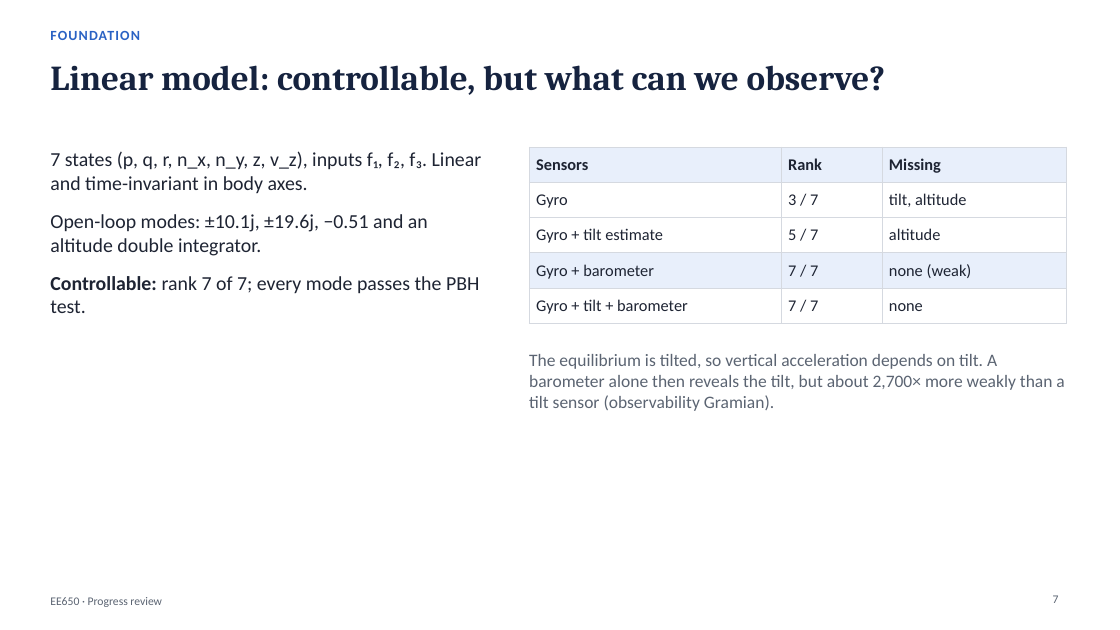
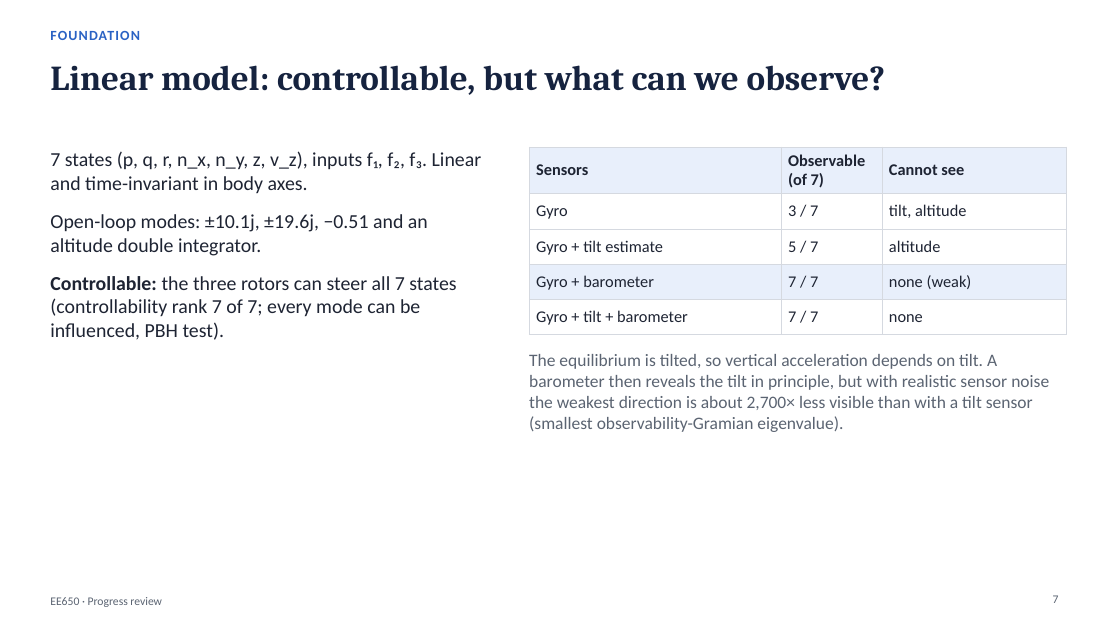
Before and after one commit to pranshuk22/quadrotor-rotor-loss-recovery, a slide deck: slide 7 of docs/deck/progress-review.pptx. Drawn at 1120x630 pixels with LibreOffice and Linux fonts; fonts in the diff are those of the drawing. Boxes give left, top, right and bottom in pixels: in the first picture for what was removed or moved away, otherwise in the second. Text is boxed around its words. In the diff, an @@ line names an element or a change of style, - is before the commit and + after.

```diff
--- a/docs/deck/progress-review.pptx
+++ b/docs/deck/progress-review.pptx
@@ table at (529,147,1067,329) @@
-row 1, column 2: Rank
+row 1, column 2: Observable (of 7)
-row 1, column 3: Missing
+row 1, column 3: Cannot see
@@ text at (50,276,456,340): text changed @@
-Controllable: rank 7 of 7; every mode passes the PBH test.
+Controllable: the three rotors can steer all 7 states (controllability rank 7 of 7; every mode can be influenced, PBH test).
@@ text at (529,354,1049,432): text changed @@
-The equilibrium is tilted, so vertical acceleration depends on tilt. A barometer alone then reveals the tilt, but about 2,700× more weakly than a tilt sensor (observability Gramian).
+The equilibrium is tilted, so vertical acceleration depends on tilt. A barometer then reveals the tilt in principle, but with realistic sensor noise the weakest direction is about 2,700× less visible than with a tilt sensor (smallest observability-Gramian eigenvalue).
```
Also in this commit, not shown: 12 other slides changed, 3 slides added, 6 slides removed, 6 other files.
